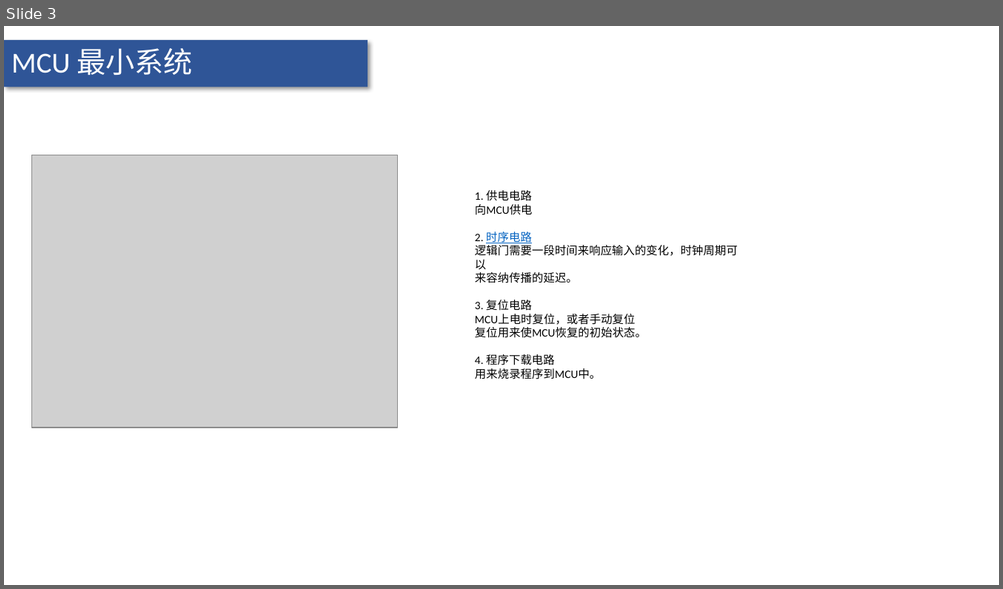
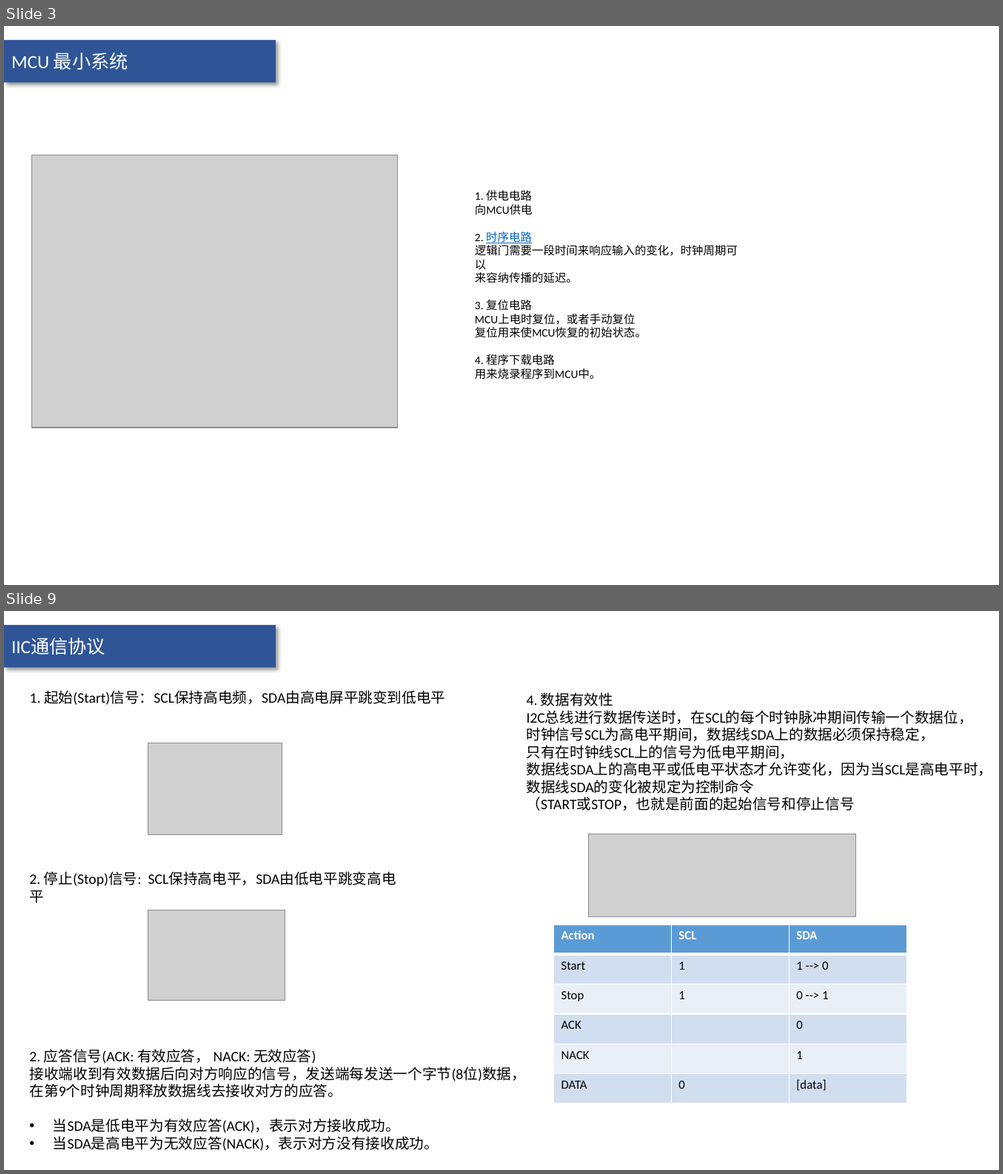
Before and after one commit to FL-LearningGroup/LucasNote, a slide deck: compute/embedded-system/MCU.pptx. Shown one above the other, each under a label of ours: slide 3 before the commit, slides 3 and 9 after it; the slides between them are not shown. The pictures are 1003x589 and 1003x1174 pixels, drawn with LibreOffice and Linux fonts; fonts in the diff are those of the drawing; grey boxes stand for pictures. Boxes give left, top, right and bottom in pixels: in the first picture for what was removed or moved away, otherwise in the second. Text is boxed around its words. In the diff, an @@ line names an element or a change of style, - is before the commit and + after.

```diff
--- a/compute/embedded-system/MCU.pptx
+++ b/compute/embedded-system/MCU.pptx
@@ slide 9 added at [4, 611, 999, 1170], background #FFFFFF; not listed: 1 template element that a slide beside it also shows @@
@@ text added at [11, 638, 105, 655], 18 pt, text #FFFFFF @@
+IIC通信协议
@@ text added at [30, 690, 446, 705], 14 pt, text #000000 @@
+1. 起始(Start)信号：SCL保持高电频，SDA由高电屏平跳变到低电平
@@ text added at [526, 692, 993, 811], 14 pt, text #000000 @@
+4. 数据有效性
+I2C总线进行数据传送时，在SCL的每个时钟脉冲期间传输一个数据位，
+时钟信号SCL为高电平期间，数据线SDA上的数据必须保持稳定，
+只有在时钟线SCL上的信号为低电平期间，
+数据线SDA上的高电平或低电平状态才允许变化，因为当SCL是高电平时，
+数据线SDA的变化被规定为控制命令
+（START或STOP，也就是前面的起始信号和停止信号
@@ picture added at [148, 743, 282, 834] @@
@@ picture added at [588, 834, 856, 917] @@
@@ text added at [29, 871, 396, 886], 14 pt, text #000000 @@
+2. 停止(Stop)信号: SCL保持高电平，SDA由低电平跳变高电平
@@ picture added at [148, 911, 285, 1000] @@
@@ table added at [554, 925, 908, 1104], 6 rows, 3 columns @@
+Action | SCL | SDA
+Start | 1 | 1 --> 0
+Stop | 1 | 0 --> 1
+ACK |  | 0
+NACK |  | 1
+DATA | 0 | [data]
@@ text added at [29, 1049, 525, 1151], 14 pt, text #000000 @@
+2. 应答信号(ACK: 有效应答， NACK: 无效应答)
+接收端收到有效数据后向对方响应的信号，发送端每发送一个字节(8位)数据，
+在第9个时钟周期释放数据线去接收对方的应答。
+• 当SDA是低电平为有效应答(ACK)，表示对方接收成功。
+• 当SDA是高电平为无效应答(NACK)，表示对方没有接收成功。
@@ slide 3 changed as well @@
@@ text "MCU 最小系统" at [11, 53, 128, 70]: size 28 to 18 pt; vertical alignment top to middle @@
@@ rectangle: place and size @@
-rectangle at [4, 40, 367, 87]
+rectangle at [4, 40, 276, 83]
```
Also in this commit, not shown: 2 other slides changed, 9 other slides added, 22 other files.
